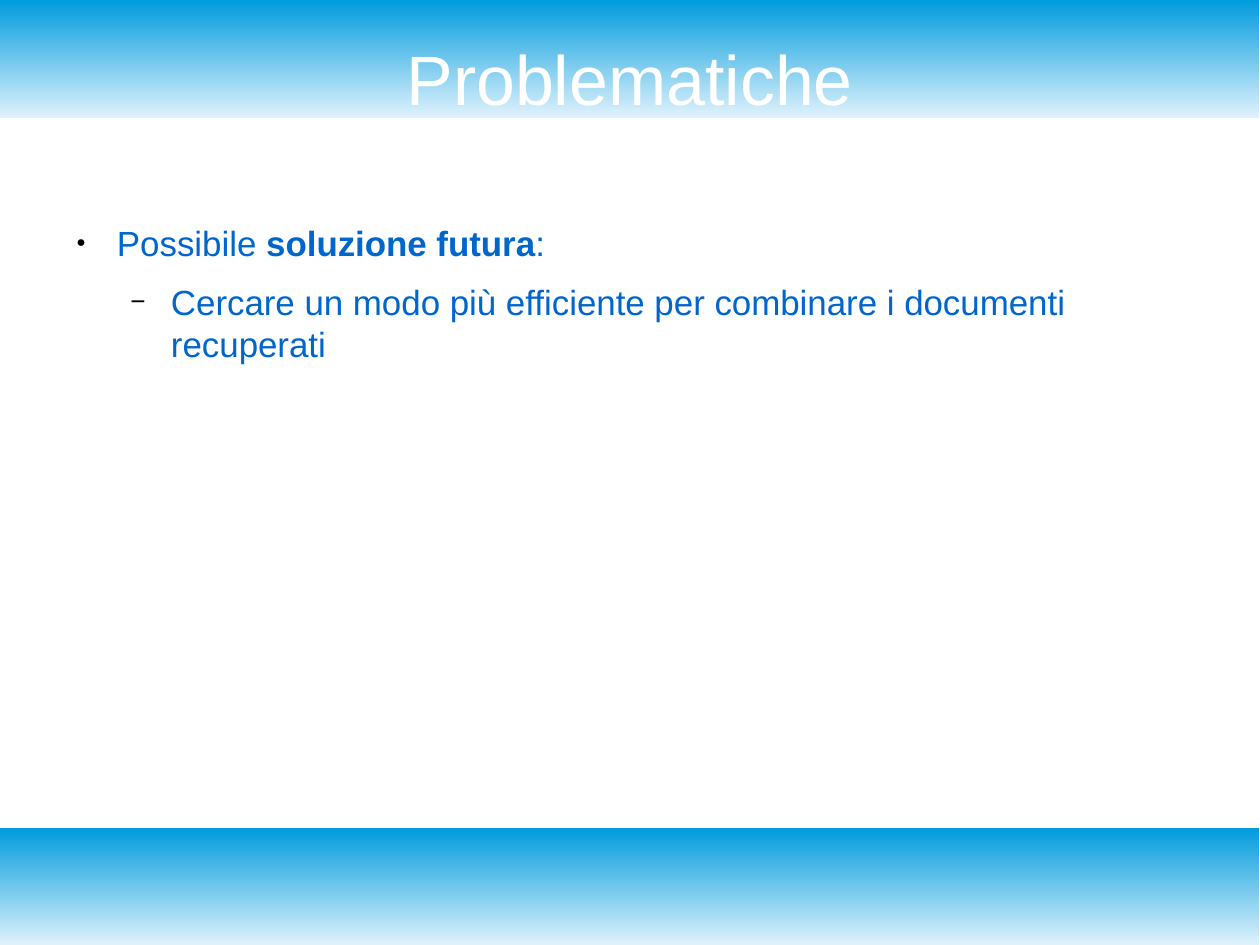
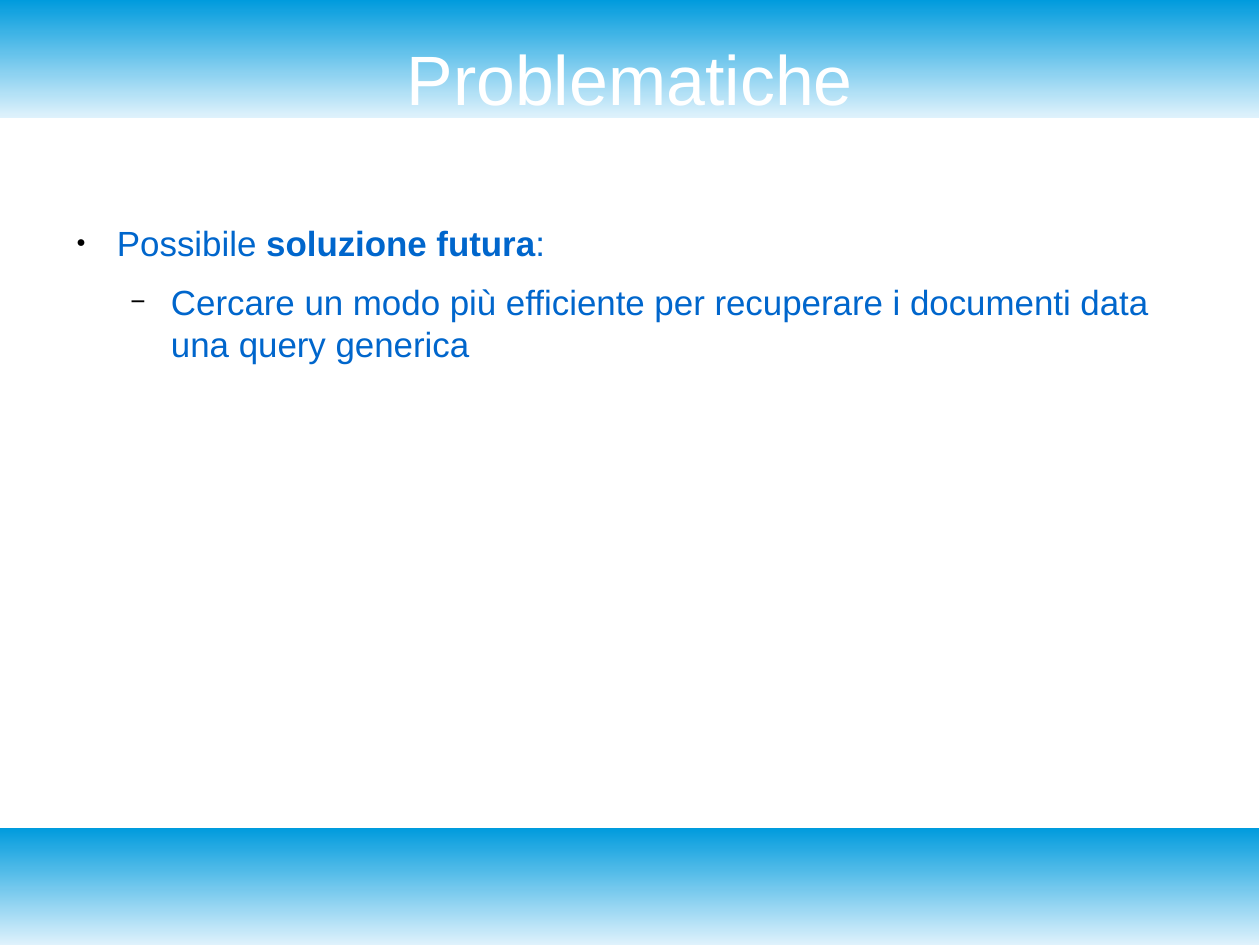
Before and after one commit to enrico404/SearchEngineForDblp, a slide deck: slide 18 of DocDblpSearchEngine.odp. Drawn at 1260x945 pixels with LibreOffice and Linux fonts; fonts in the diff are those of the drawing. Boxes give left, top, right and bottom in pixels: in the first picture for what was removed or moved away, otherwise in the second. Text is boxed around its words. In the diff, an @@ line names an element or a change of style, - is before the commit and + after.

```diff
--- a/DocDblpSearchEngine.odp
+++ b/DocDblpSearchEngine.odp
@@ text at bbox=[171, 289, 1148, 364]: text changed @@
-  − Cercare un modo più efficiente per combinare i documenti recuperati
+  − Cercare un modo più efficiente per recuperare i documenti data una query generica
```
Also in this commit, not shown: 10 other slides changed, 3 slides added, 4 other files.
